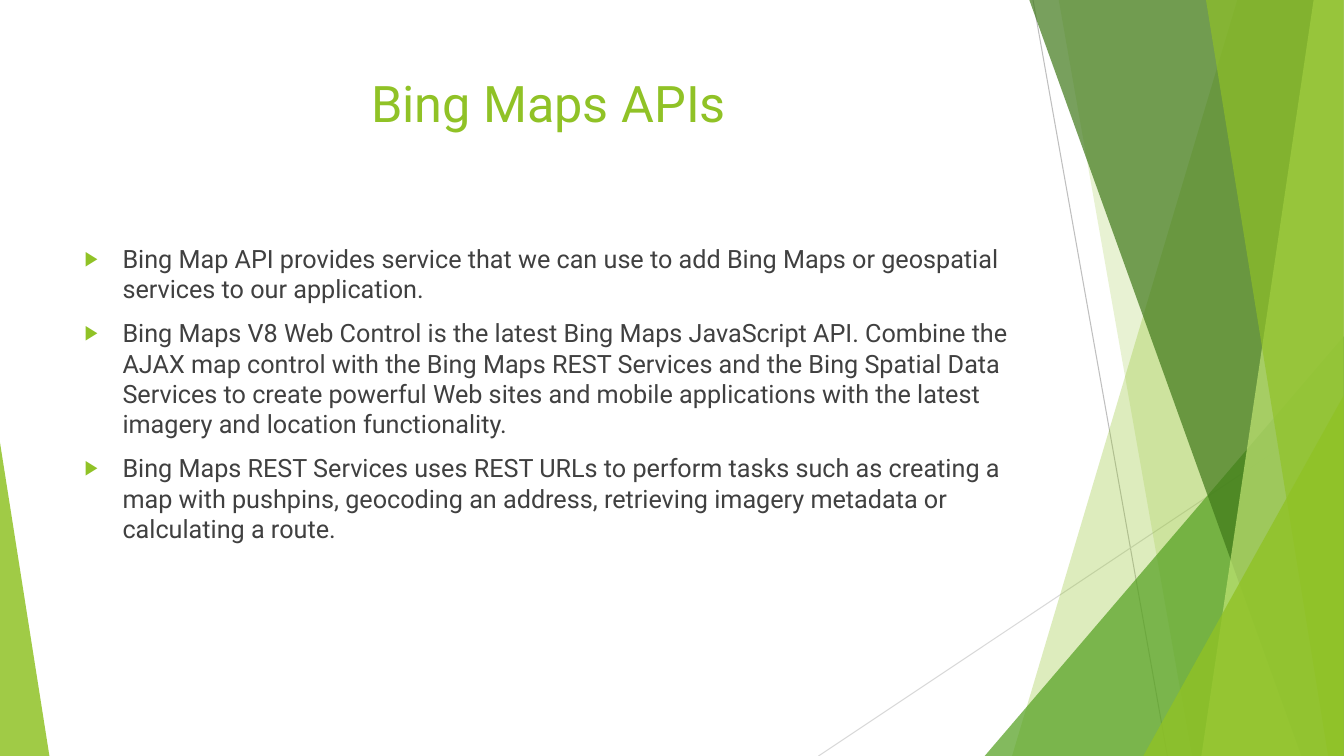
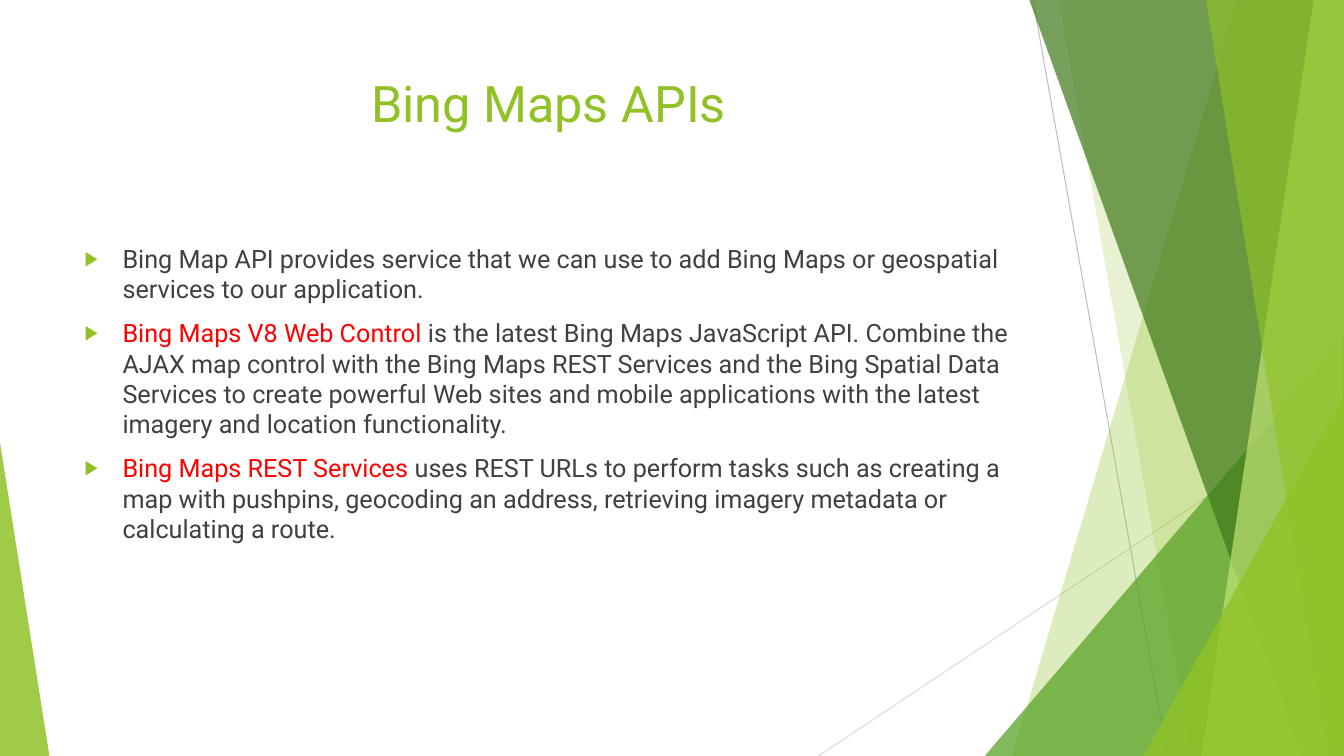
Before and after one commit to Valini/WebAPIProjectGit, a slide deck: slide 3 of WeatherMap.pptx. Drawn at 1344x756 pixels with LibreOffice and Linux fonts; fonts in the diff are those of the drawing. Boxes give left, top, right and bottom in pixels: in the first picture for what was removed or moved away, otherwise in the second. Text is boxed around its words. In the diff, an @@ line names an element or a change of style, - is before the commit and + after.

```diff
--- a/WeatherMap.pptx
+++ b/WeatherMap.pptx
@@ text at (123, 323, 1007, 544): text colour #404040 to #FF0000 in "Bing Maps V8 Web Control", "Bing Maps REST Services" @@
```
Also in this commit, not shown: 1 other slide changed, 1 other file.
